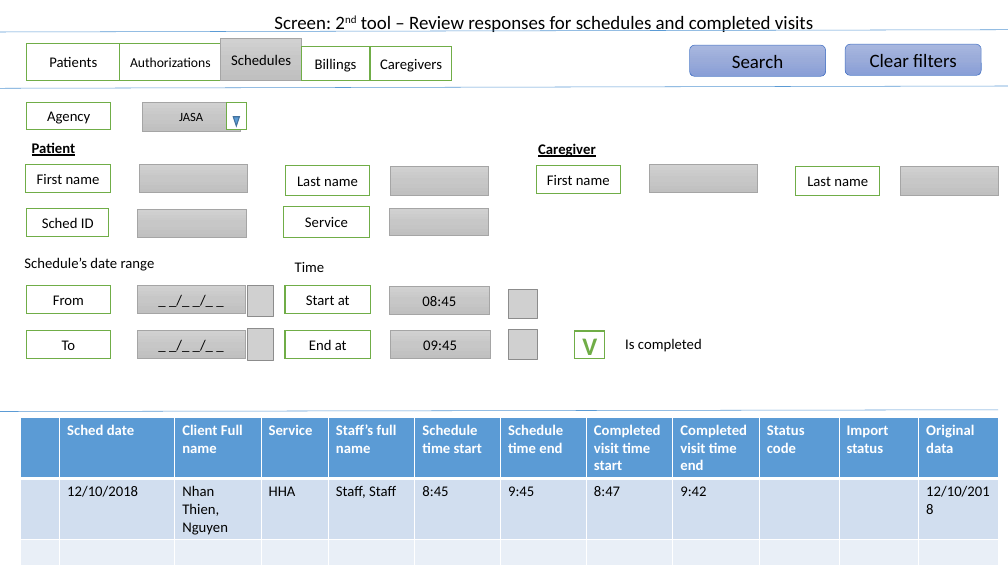
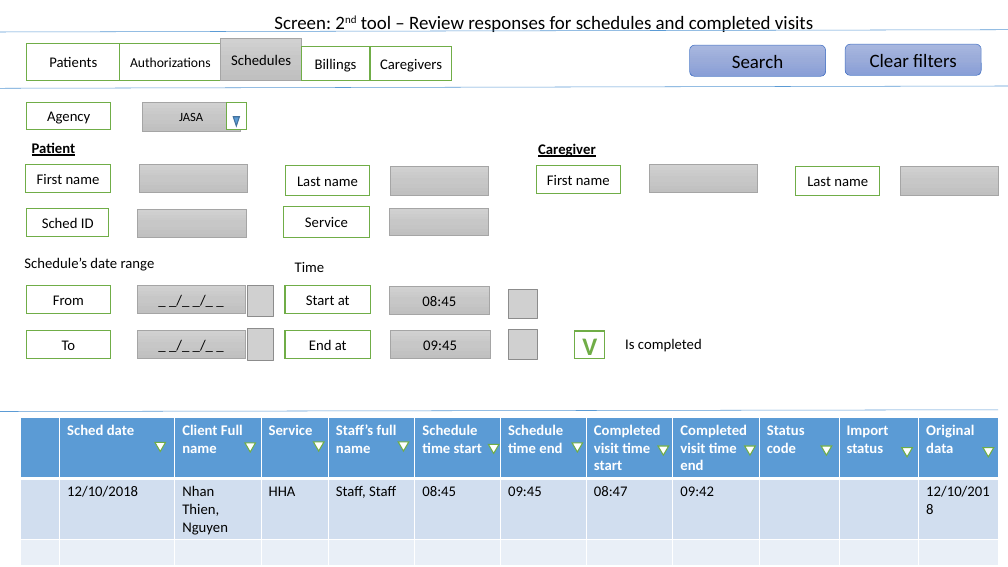
Before and after one commit to thiennhank9/Tool-tier-3, a slide deck: slide 14 of tool_tier3_docs/sreens.pptx. Drawn at 1008x567 pixels with LibreOffice and Linux fonts; fonts in the diff are those of the drawing; grey boxes stand for pictures. Boxes give left, top, right and bottom in pixels: in the first picture for what was removed or moved away, otherwise in the second. Text is boxed around its words. In the diff, an @@ line names an element or a change of style, - is before the commit and + after.

```diff
--- a/tool_tier3_docs/sreens.pptx
+++ b/tool_tier3_docs/sreens.pptx
@@ table at <box>21,417,997,563</box> @@
-row 2:  | 12/10/2018 | Nhan Thien, Nguyen | HHA | Staff, Staff | 8:45 | 9:45 | 8:47 | 9:42 |  |  | 12/10/2018
+row 2:  | 12/10/2018 | Nhan Thien, Nguyen | HHA | Staff, Staff | 08:45 | 09:45 | 08:47 | 09:42 |  |  | 12/10/2018
@@ flow chart merge added at <box>155,442,166,451</box>, fill #FFFFFF, outline #70AD47 1 pt @@
@@ flow chart merge added at <box>245,443,256,452</box>, fill #FFFFFF, outline #70AD47 1 pt @@
@@ flow chart merge added at <box>313,442,324,451</box>, fill #FFFFFF, outline #70AD47 1 pt @@
@@ flow chart merge added at <box>399,442,409,451</box>, fill #FFFFFF, outline #70AD47 1 pt @@
@@ flow chart merge added at <box>488,445,499,454</box>, fill #FFFFFF, outline #70AD47 1 pt @@
@@ flow chart merge added at <box>572,443,583,452</box>, fill #FFFFFF, outline #70AD47 1 pt @@
@@ flow chart merge added at <box>658,446,668,455</box>, fill #FFFFFF, outline #70AD47 1 pt @@
@@ flow chart merge added at <box>745,446,755,455</box>, fill #FFFFFF, outline #70AD47 1 pt @@
@@ flow chart merge added at <box>821,446,832,455</box>, fill #FFFFFF, outline #70AD47 1 pt @@
@@ flow chart merge added at <box>902,448,913,457</box>, fill #FFFFFF, outline #70AD47 1 pt @@
@@ flow chart merge added at <box>983,448,994,457</box>, fill #FFFFFF, outline #70AD47 1 pt @@
```
Also in this commit, not shown: 6 other slides changed, 8 other files.
